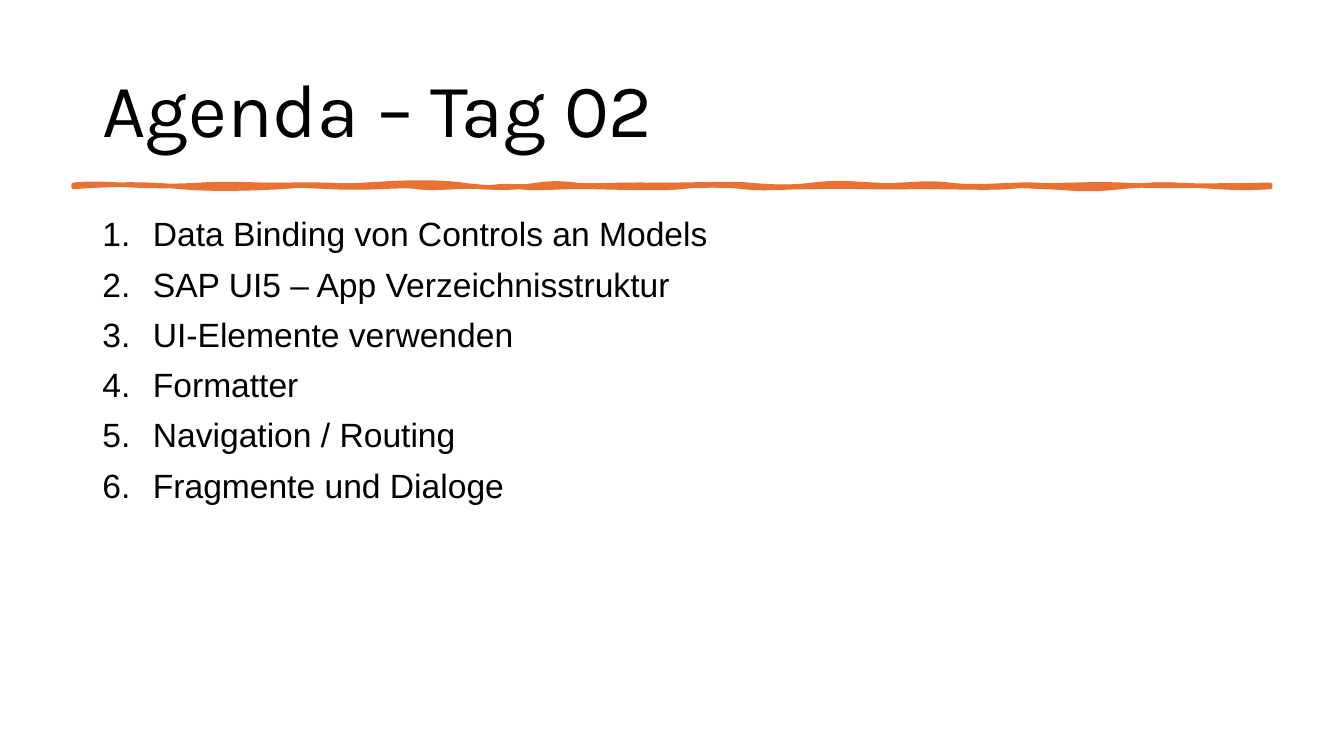
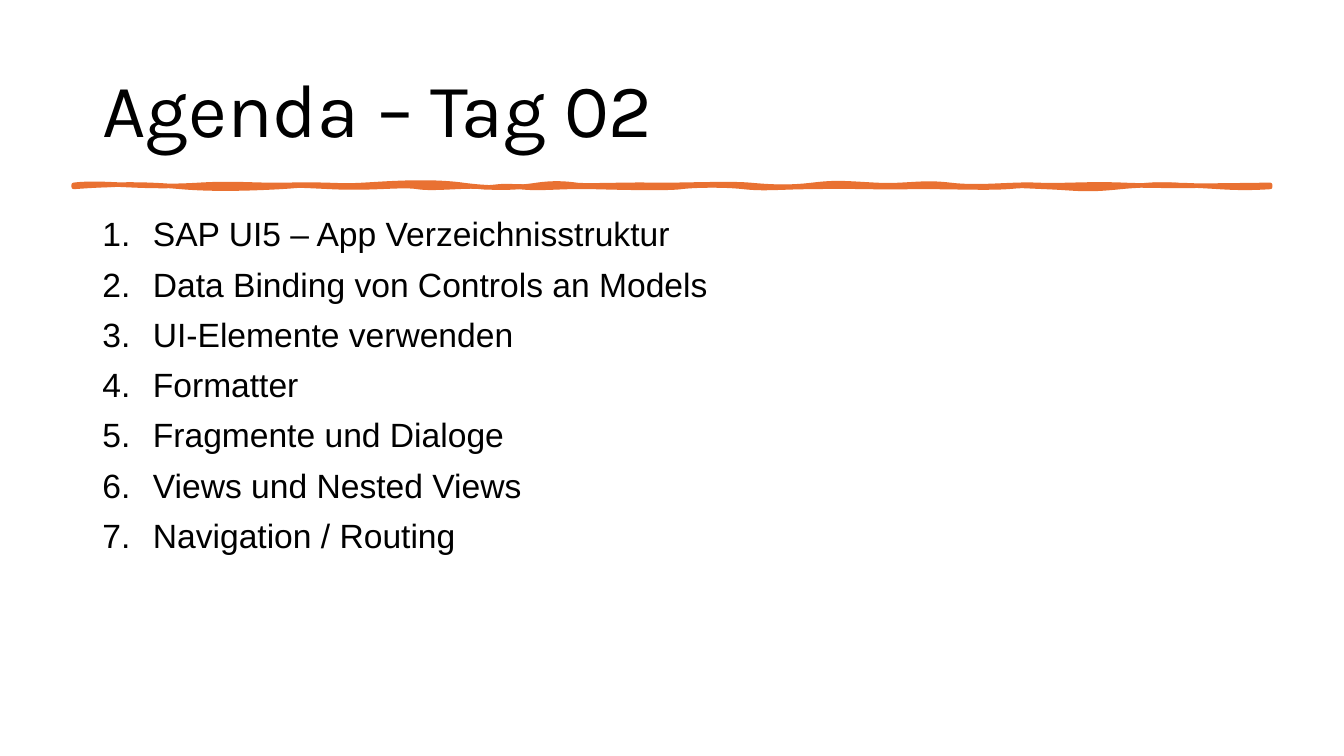
Before and after one commit to MatLange/Schulung-SAPUI5-und-Fiori, a slide deck: slide 2 of Präsentationsfolien/Tag02_SAPUI5-Fiori_DE.pptx. Drawn at 1344x756 pixels with LibreOffice and Linux fonts; fonts in the diff are those of the drawing. Boxes give left, top, right and bottom in pixels: in the first picture for what was removed or moved away, otherwise in the second. Text is boxed around its words. In the diff, an @@ line names an element or a change of style, - is before the commit and + after.

```diff
--- a/Präsentationsfolien/Tag02_SAPUI5-Fiori_DE.pptx
+++ b/Präsentationsfolien/Tag02_SAPUI5-Fiori_DE.pptx
@@ text at (x1=153, y1=221, x2=670, y2=253): paragraph added @@
+1. SAP UI5 – App Verzeichnisstruktur
@@ text at (x1=153, y1=272, x2=670, y2=304): paragraph removed @@
-2. SAP UI5 – App Verzeichnisstruktur
@@ text at (x1=153, y1=422, x2=521, y2=499): paragraphs added @@
+5. Fragmente und Dialoge
+6. Views und Nested Views
@@ text at (x1=153, y1=473, x2=504, y2=505): paragraph removed @@
-6. Fragmente und Dialoge
```
Also in this commit, not shown: 3 other slides changed, 1 slide added, 4 slides removed.
